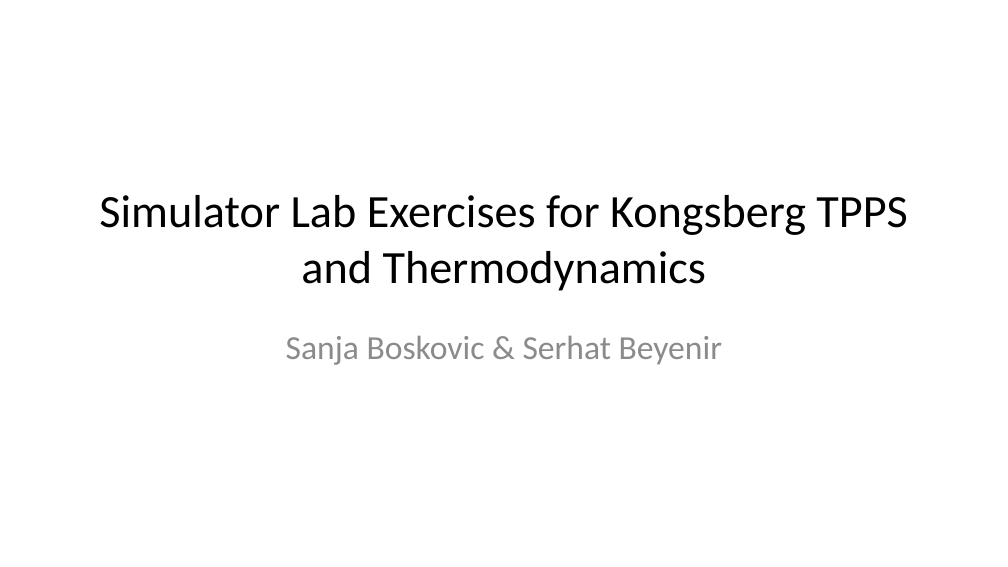
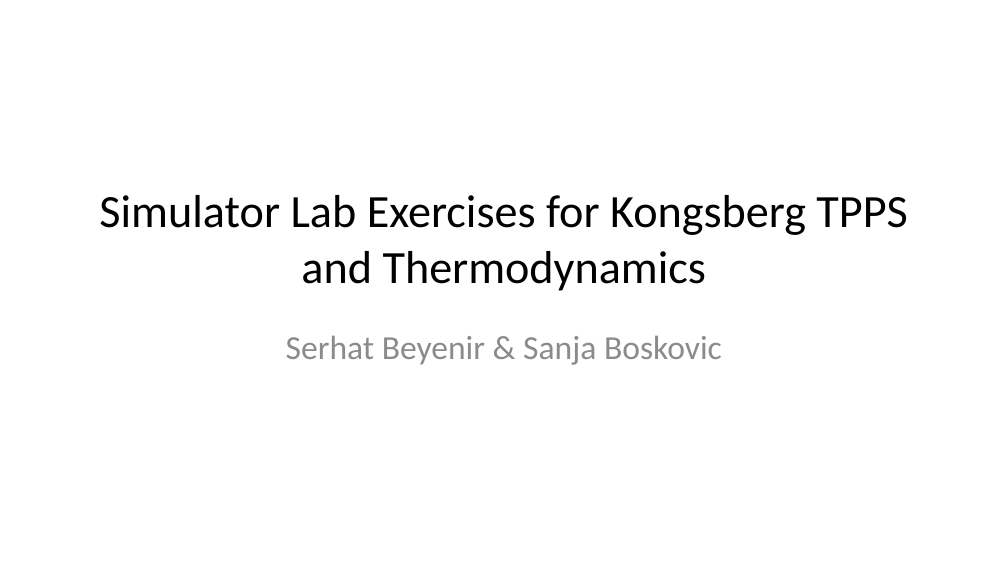
Before and after one commit to volumen25/simlabs, a slide deck: slide 1 of UC2026_simlabs.pptx. Drawn at 1008x567 pixels with LibreOffice and Linux fonts; fonts in the diff are those of the drawing. Boxes give left, top, right and bottom in pixels: in the first picture for what was removed or moved away, otherwise in the second. Text is boxed around its words. In the diff, an @@ line names an element or a change of style, - is before the commit and + after.

```diff
--- a/UC2026_simlabs.pptx
+++ b/UC2026_simlabs.pptx
@@ subtitle at bbox=[286, 335, 722, 365]: text changed @@
-Sanja Boskovic & Serhat Beyenir
+Serhat Beyenir & Sanja Boskovic
```
Also in this commit, not shown: 6 other slides changed, 18 slides added, 6 slides removed, 7 other files.
